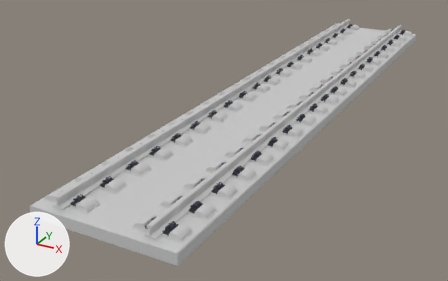
Renders of the FBX model Jue_CE_pingtai/Assets/psy/model/轨道/双块式无砟轨道.fbx from each side of a commit.
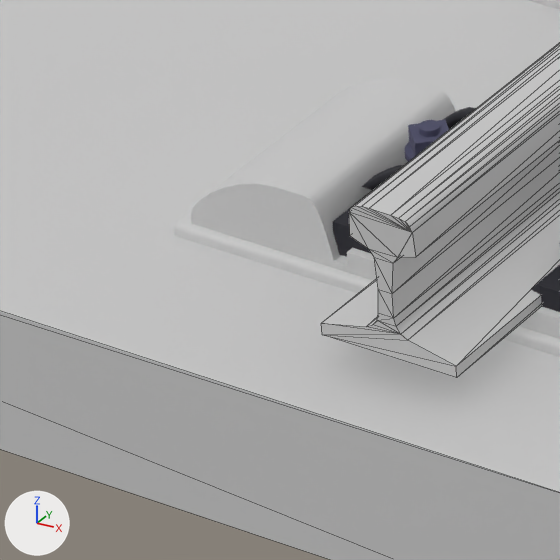
The first picture shows the older version from a camera (50 mm lens) standing at (4.97, -11.96, 4.44) and looking at (-1.02, -1.07, -1.01). The close-ups show both versions on the part from 26% to 37% of the width and 74% to 91% of the height of that picture; other places that the commit changed are outside them. Every picture has the same lights, and +X, +Y and +Z are marked at lower left. The close-ups show mesh edges as thin lines. Where no turn or scale is listed for an object, it has been applied to the vertices.

In view in the first close-up: 'koujian', 'luosi', '扣件底座', '轨道底座001', '钢轨002'.
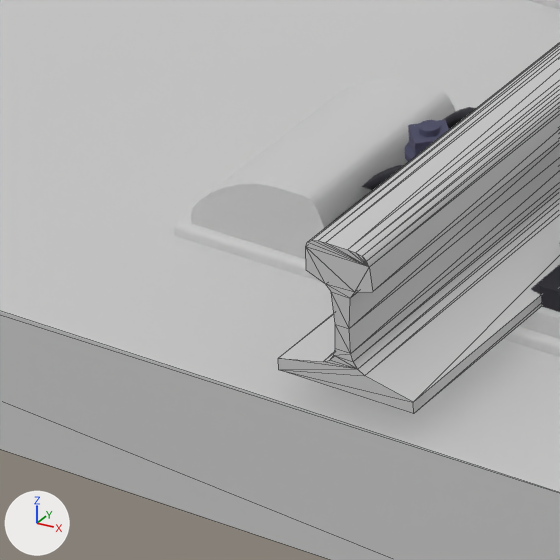
Location of each change, [x1, y1, x2, y2] in pixels of the close-ups (560 x 560 px):
'轨道底座001', reshaped: [0, 0, 560, 560] in both
'钢轨002', reshaped: before [321, 43, 560, 378]; after [278, 43, 560, 413]

The change in detail:
me_mesh_004 has 150 vertices, 296 faces and spans x -0.09..0.09, y -6.39..6.39, z -0.09..0.09.
me_mesh_004 is used by ob_钢轨002; location (0.791, 0.022, 0.116).
me_mesh_004 part 1: all 30 vertices in x -0.09..0.09, y -6.39, z -0.09..0.09 are moved by (0.0, -0.08, 0.0).
Mesh me_mesh_002_1 is new.
It is a copy of me_mesh.
Object '轨道底座001' (ob_轨道底座001) now shows me_mesh_002_1 instead of me_mesh_006.
